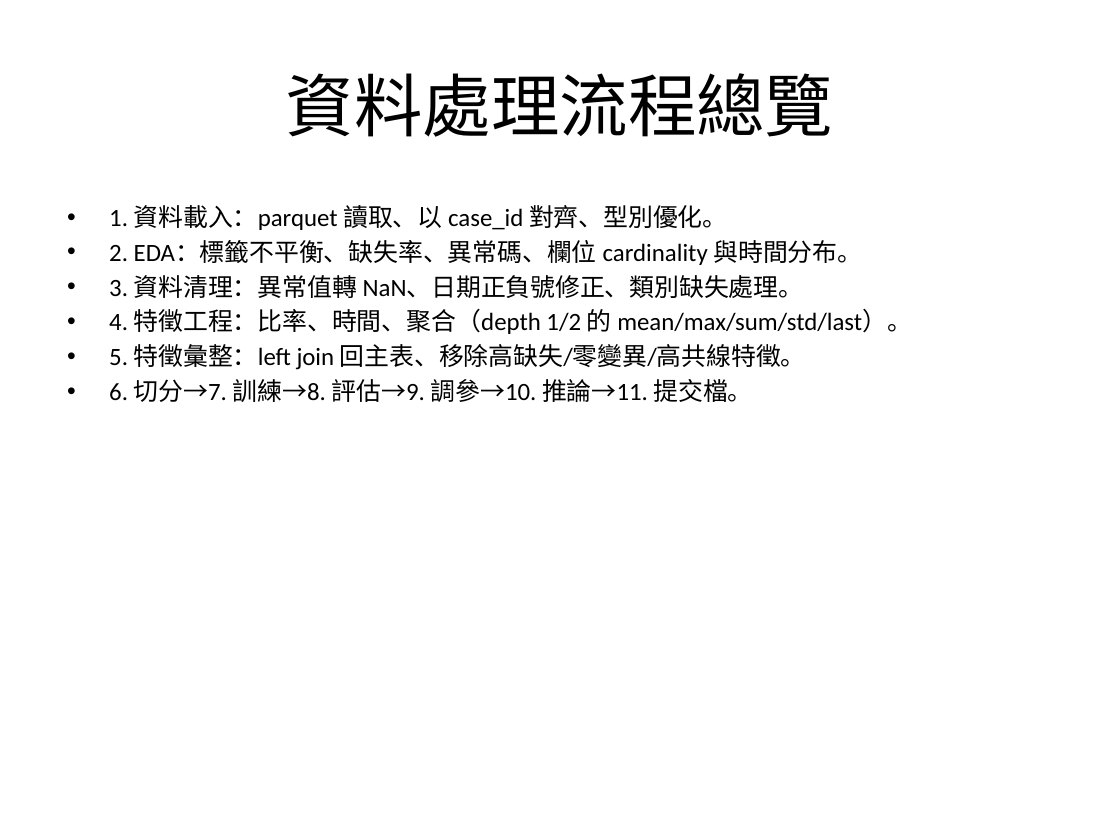
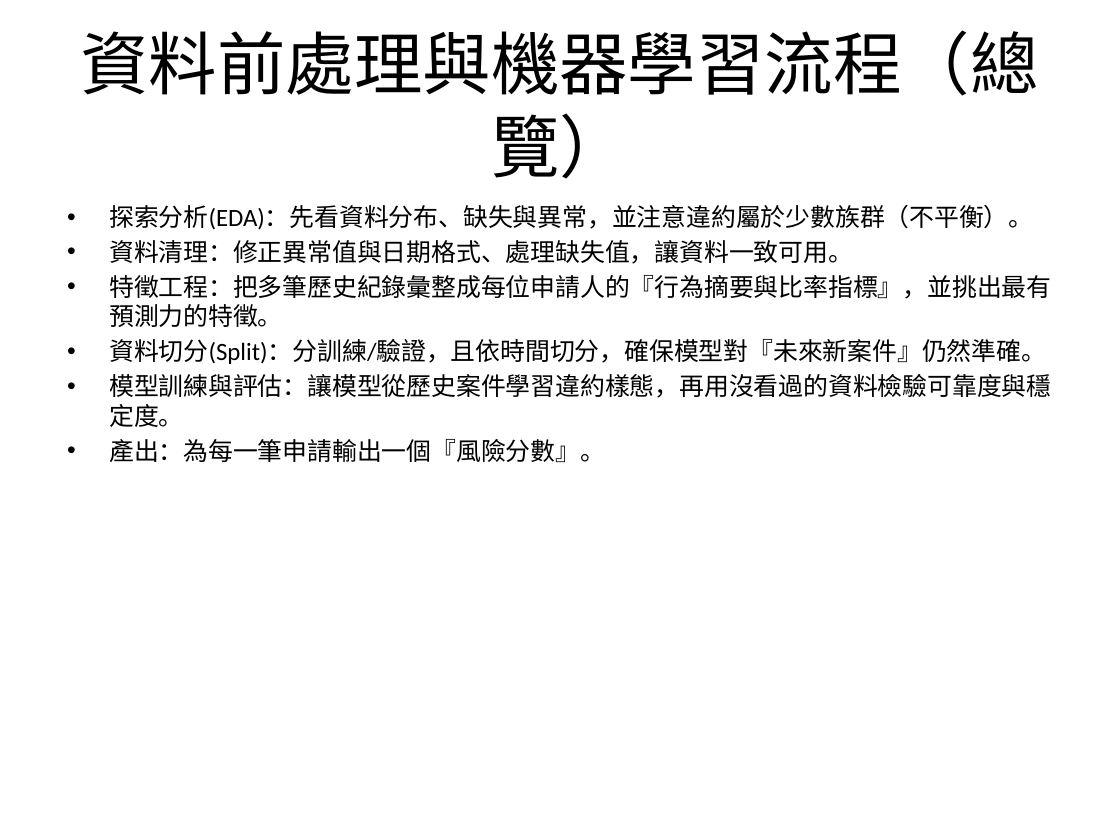
Before and after one commit to JoeMarchi/JoeWebsite, a slide deck: slide 3 of home-credit-slides/home_credit_slides.pptx (slide 7 before the commit). Drawn at 1120x840 pixels with LibreOffice and Linux fonts; fonts in the diff are those of the drawing. Boxes give left, top, right and bottom in pixels: in the first picture for what was removed or moved away, otherwise in the second. Text is boxed around its words. In the diff, an @@ line names an element or a change of style, - is before the commit and + after.

```diff
--- a/home-credit-slides/home_credit_slides.pptx
+++ b/home-credit-slides/home_credit_slides.pptx
@@ title at bbox=[80, 30, 1038, 179]: text changed @@
-資料處理流程總覽
+資料前處理與機器學習流程（總覽）
@@ text at bbox=[109, 205, 1051, 462]: text changed @@
-• 1. 資料載入：parquet 讀取、以 case_id 對齊、型別優化。
-• 2. EDA：標籤不平衡、缺失率、異常碼、欄位 cardinality 與時間分布。
-• 3. 資料清理：異常值轉 NaN、日期正負號修正、類別缺失處理。
-• 4. 特徵工程：比率、時間、聚合（depth 1/2 的 mean/max/sum/std/last）。
-• 5. 特徵彙整：left join 回主表、移除高缺失/零變異/高共線特徵。
-• 6. 切分→7. 訓練→8. 評估→9. 調參→10. 推論→11. 提交檔。
+• 探索分析(EDA)：先看資料分布、缺失與異常，並注意違約屬於少數族群（不平衡）。
+• 資料清理：修正異常值與日期格式、處理缺失值，讓資料一致可用。
+• 特徵工程：把多筆歷史紀錄彙整成每位申請人的『行為摘要與比率指標』，並挑出最有預測力的特徵。
+• 資料切分(Split)：分訓練/驗證，且依時間切分，確保模型對『未來新案件』仍然準確。
+• 模型訓練與評估：讓模型從歷史案件學習違約樣態，再用沒看過的資料檢驗可靠度與穩定度。
+• 產出：為每一筆申請輸出一個『風險分數』。
```
Also in this commit, not shown: 3 other slides changed, 3 slides added, 9 slides removed, 5 other files.
